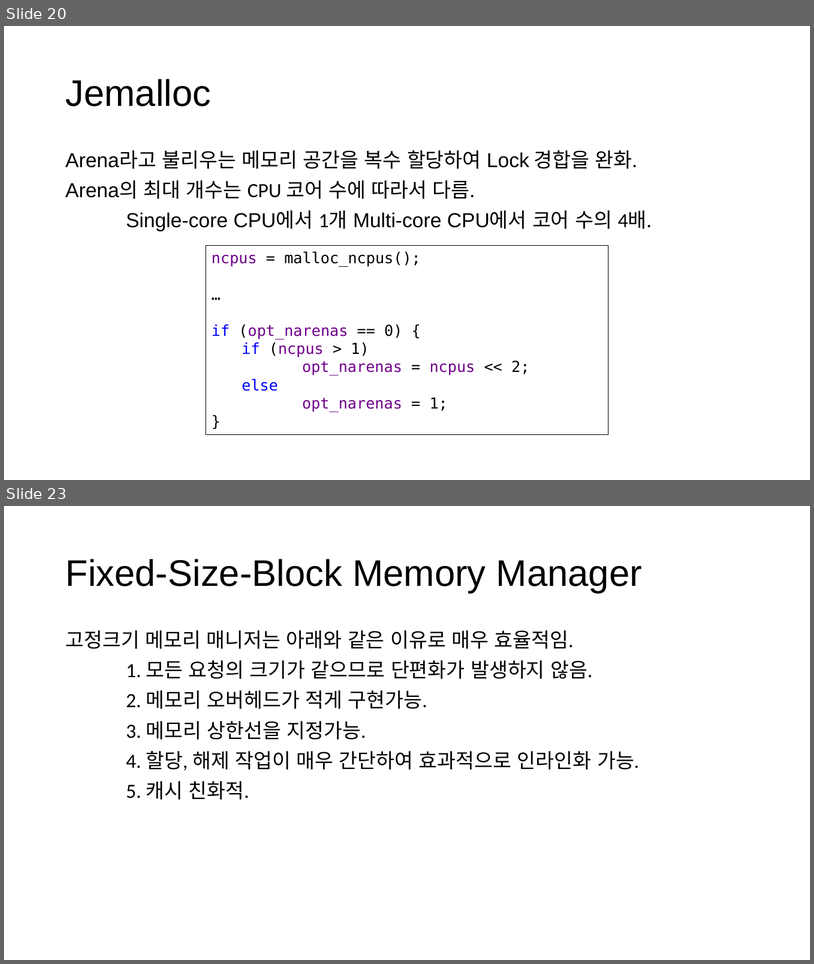
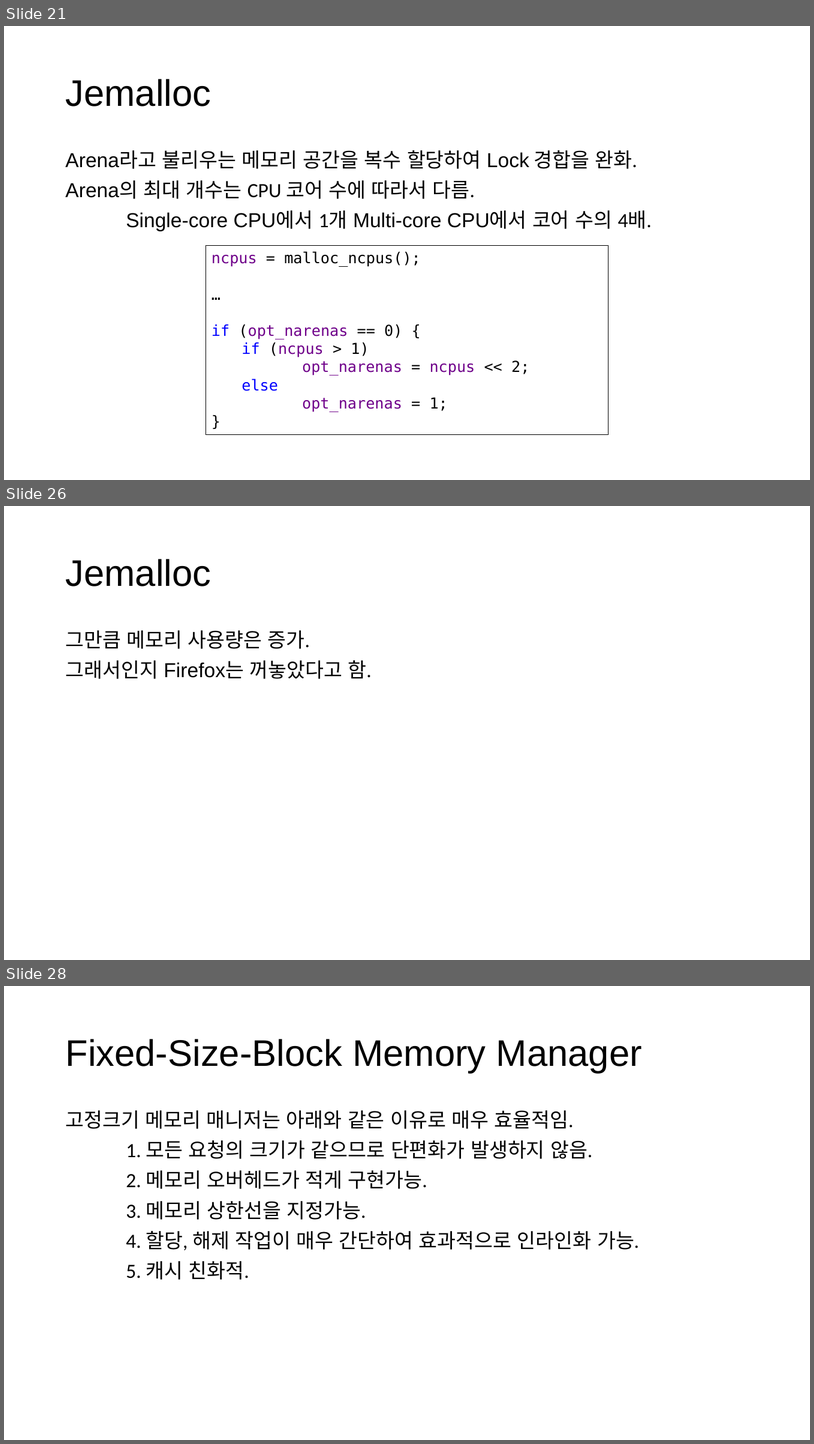
Before and after one commit to CppKorea/OptimizedCppStudy, a slide deck: 13th Study/Optimized C++ Study - Chapter 13, Optimize Memory Management.pptx. Shown one above the other, each under a label of ours: slides 20 and 23 before the commit, slides 21, 26 and 28 after it; the slides between them are not shown. The pictures are 814x964 and 814x1444 pixels, drawn with LibreOffice and Linux fonts; fonts in the diff are those of the drawing. Boxes give left, top, right and bottom in pixels: in the first picture for what was removed or moved away, otherwise in the second. Text is boxed around its words. In the diff, an @@ line names an element or a change of style, - is before the commit and + after.

```diff
--- a/13th Study/Optimized C++ Study - Chapter 13, Optimize Memory Management.pptx
+++ b/13th Study/Optimized C++ Study - Chapter 13, Optimize Memory Management.pptx
@@ slide 26 added at <box>4,506,810,960</box>, background #FFFFFF @@
@@ title added at <box>65,559,211,586</box>, 44 pt, text #000000 @@
+Jemalloc
@@ text added at <box>65,630,371,679</box>, 24 pt, text #000000 @@
+그만큼 메모리 사용량은 증가.
+그래서인지 Firefox는 꺼놓았다고 함.
@@ what was slide 20 is now slide 21 @@
@@ what was slide 23 is now slide 28 @@
```
Also in this commit, not shown: 5 slides changed, 4 other slides added.
